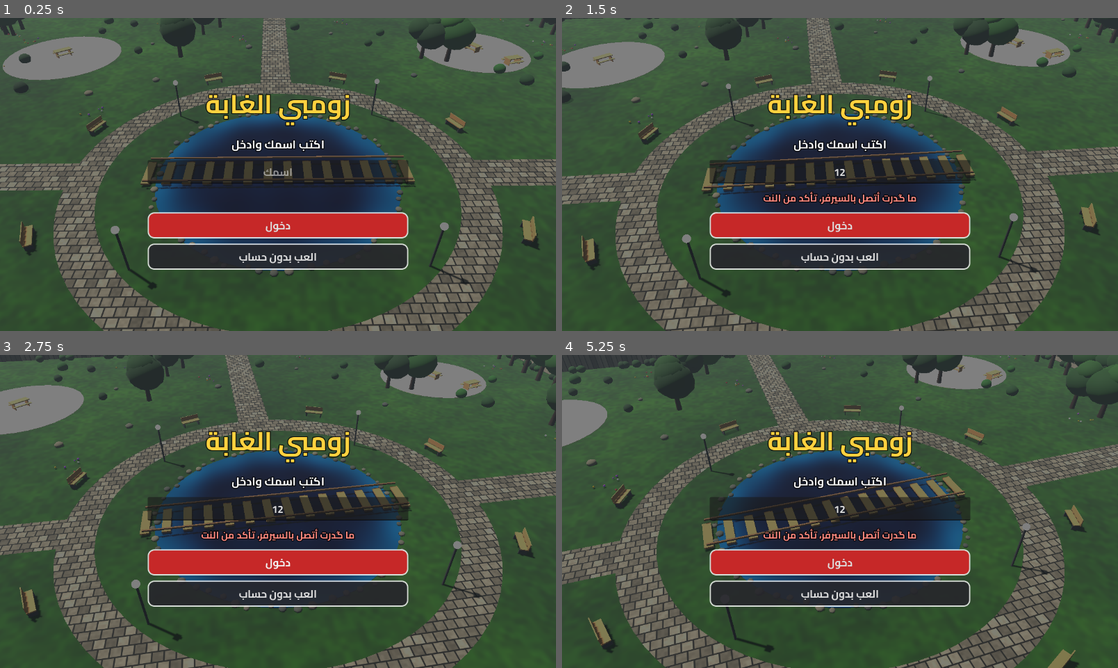
Above: before the commit, frames 1-4 (two rows, left to right).
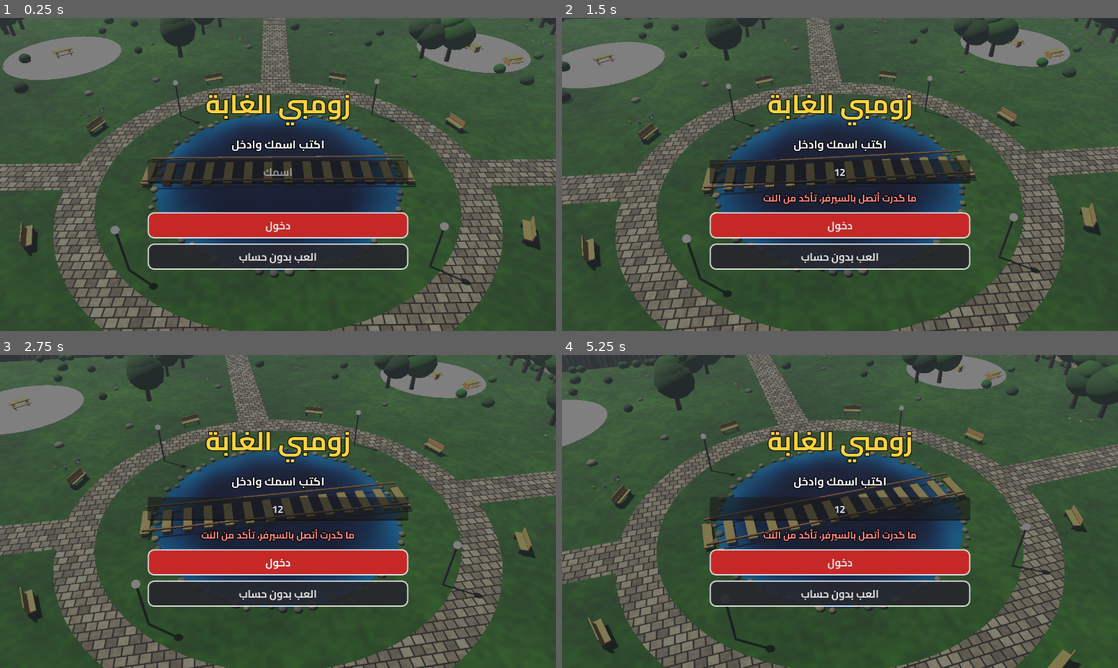
Above: after the commit, the same moments.

Repository: aljizani1/zombie-forest
Game: Godot game, scene res://main.tscn
The game is run twice, just before and just after one commit, with the same random seed, the same clock (stepped at 60 frames per second) and the same inputs.
Inputs (mouse positions are in pixels of both pictures, inside the frame that each line leads up to):
- Up to frame 1 (0.25 s): no input
- Up to frame 2 (1.5 s): click (840, 171) at 0.52 s; type "12" at 0.6 s; tap Enter at 1.25 s; move the mouse to (962, 158) at 1.27 s; hold D from 1.28 s (still down); tap J at 1.35 s; click (962, 158) at 1.42 s
- Up to frame 3 (2.75 s): tap Space at 1.52, 1.82 s; release D at 2 s; drag from (166, 527) to (250, 574) at 2.02 s
- Up to frame 4 (5.25 s): move the mouse to (895, 442) at 2.77 s; hold D 2.78-3.5 s; tap G at 2.85 s; drag from (812, 574) to (673, 464) at 3.52 s; move the mouse to (1006, 558) at 4.27 s; hold A 4.28-5 s; tap J at 4.35 s; tap Space at 4.52, 4.82 s; drag from (673, 464) to (756, 433) at 5.02 s

The runs differ from the first frame. In frame 1, 0.2% of the frame differs, in the area x 4-98%, y 29-87%; in frame 2, 0.2%; in frame 3, 0.2%; in frame 4, 0.3%, in the area x 4-95%, y 28-100%.

Commit message:
Quality levels Low/Medium/High with Auto default (drops a level if under 50 FPS in the first 5 s); saved in save.cfg
Also warm up from an overview camera so far-away scenery materials compile during loading.

Co-Authored-By: Claude Opus 5.5 <noreply@anthropic.com>

Diff:
--- a/scripts/main.gd
+++ b/scripts/main.gd
@@ -81,6 +81,9 @@
 
 	park = Park.new()
 	add_child(park)
+	Perf.park = park
+	Perf.apply_quality()
+	Perf.quality_changed.connect(_save)
 
 	var layer := CanvasLayer.new()
 	layer.layer = 5
@@ -106,6 +109,8 @@
 			_bench.shot = args[i + 1]
 		level = float(args[args.find("--level") + 1]) if args.has("--level") else 15.0
 		DisplayServer.window_set_vsync_mode(DisplayServer.VSYNC_DISABLED)
+		Perf.quality = args[args.find("--quality") + 1] if args.has("--quality") else "high"
+		Perf.apply_quality()
 		_start()
 		return
 	if args.has("--shot"):
@@ -146,6 +151,8 @@
 	player_name = cf.get_value("save", "name", "")
 	sound_on = cf.get_value("save", "sound", true)
 	coins_moved = cf.get_value("save", "coins_moved", false)
+	Perf.quality = cf.get_value("save", "quality", "auto")
+	Perf.auto_level = cf.get_value("save", "auto_level", 2)
 
 
 func _save() -> void:
@@ -159,6 +166,8 @@
 	cf.set_value("save", "name", player_name)
 	cf.set_value("save", "sound", sound_on)
 	cf.set_value("save", "coins_moved", coins_moved)
+	cf.set_value("save", "quality", Perf.quality)
+	cf.set_value("save", "auto_level", Perf.auto_level)
 	cf.save(SAVE_PATH)
 
 
@@ -469,6 +478,11 @@
 		_save()
 		_show_settings(), box)
 	snd.custom_minimum_size = Vector2(320, 56)
+	var q := _button("الجودة: " + Perf.quality_name(), func():
+		Perf.cycle_quality()
+		_save()
+		_show_settings(), box)
+	q.custom_minimum_size = Vector2(320, 56)
 	if online:
 		_label("حسابك: %s   -   %s" % [player_name, "محمي برمز" if has_pin else "بدون رمز (أي واحد يكدر يدخل باسمك)"], 22, box, Color("#7bd64a") if has_pin else Color("#ff8a80"))
 		var r := _row(box)
--- a/scripts/perf.gd
+++ b/scripts/perf.gd
@@ -15,6 +15,69 @@
 var _frames := 0
 var _ms_max := 0.0
 var _touches := {}
+
+# ════════ الجودة ════════
+# auto (الافتراضي) يبدي بـ "عالية" ويقيس أول 5 ثواني من اللعب: إذا المعدل أقل من 50 FPS ينزل درجة (ويحفظها).
+# منخفضة: دقة 70%، بدون ظلال، بدون ضباب، جزيئات أقل. متوسطة: دقة 85%، ظلال بخريطة صغيرة. عالية: كلشي.
+signal quality_changed
+const Q_NAMES := ["منخفضة", "متوسطة", "عالية"]
+var quality := "auto" # auto / low / medium / high
+var auto_level := 2 # الدرجة اللي وصلها التلقائي
+var park: Park
+var _q_acc := 0.0
+var _q_frames := 0
+
+
+func level() -> int:
+	match quality:
+		"low":
+			return 0
+		"medium":
+			return 1
+		"high":
+			return 2
+	return auto_level
+
+
+func quality_name() -> String:
+	return ("تلقائي (%s)" % Q_NAMES[auto_level]) if quality == "auto" else Q_NAMES[level()]
+
+
+func cycle_quality() -> void:
+	quality = {"auto": "low", "low": "medium", "medium": "high", "high": "auto"}[quality]
+	apply_quality()
+
+
+func max_parts() -> int:
+	return 150 if level() == 0 else 400
+
+
+func apply_quality() -> void:
+	if park != null:
+		park.apply_quality(level())
+
+
+# اللعبة تناديها كل إطار بأول 5 ثواني من الجولة
+func auto_sample(dt: float) -> void:
+	if quality != "auto":
+		return
+	_q_acc += dt
+	_q_frames += 1
+	if _q_acc < 5.0:
+		return
+	var fps := _q_frames / _q_acc
+	_q_acc = 0
+	_q_frames = 0
+	if fps < 50 and auto_level > 0:
+		auto_level -= 1
+		print("[quality] %.0f fps -> %s" % [fps, Q_NAMES[auto_level]])
+		apply_quality()
+		quality_changed.emit()
+
+
+func auto_reset() -> void:
+	_q_acc = 0
+	_q_frames = 0
 
 
 func _ready() -> void:
--- a/scripts3d/game3d.gd
+++ b/scripts3d/game3d.gd
@@ -212,6 +212,7 @@
 	if not is_inside_tree():
 		return
 	loaded = true
+	Perf.auto_reset()
 	_load_ui.queue_free()
 	Perf.ev("loaded")
 
@@ -285,8 +286,14 @@
 		mm.visible_instance_count = 1
 		mm.set_instance_transform(0, Transform3D(Basis.IDENTITY, c + Vector3(0, 0.5, 1)))
 		mm.set_instance_color(0, Color(1, 1, 1, 0.5))
-	for k in 3:
-		_load_bar.value = 0.85 + 0.05 * (k + 1)
+	# أول إطارين: الكاميرا عالية تشوف الحديقة كلها (حتى مواد المناظر اللي بعيدة تتجهز هم)، وبعدين قريبة
+	for k in 4:
+		if k == 0:
+			park.cam.position = Vector3(0, 115, 0.5)
+			park.cam.look_at(Vector3.ZERO)
+		elif k == 2:
+			_camera(1.0)
+		_load_bar.value = 0.85 + 0.035 * (k + 1)
 		await get_tree().process_frame
 		if not is_inside_tree():
 			return
@@ -469,6 +476,8 @@
 func step(inp: Inp, dt: float) -> void:
 	if not loaded:
 		return
+	if time < 5.5:
+		Perf.auto_sample(dt)
 	time += dt
 	if status != "play":
 		end_t += dt
@@ -871,9 +880,10 @@
 # ════════ مؤثرات ════════
 func _add_part(p: Vector3, v: Vector3, life: float, col: Color, size: float, smoke := false) -> void:
 	var i := _np
-	if _np >= MAX_PARTS: # مليانة: نبدّل وحدة قديمة
+	var cap := Perf.max_parts()
+	if _np >= cap: # مليانة: نبدّل وحدة قديمة
 		i = _p_over
-		_p_over = (_p_over + 1) % MAX_PARTS
+		_p_over = (_p_over + 1) % cap
 	else:
 		_np += 1
 	_pp[i] = p
--- a/scripts3d/world3d.gd
+++ b/scripts3d/world3d.gd
@@ -13,6 +13,8 @@
 var obstacles: Array = [] # {p: Vector2, r: float} دواير
 var boxes: Array = [] # Rect2 بالـ XZ (سور، مصاطب...)
 var cam: Camera3D
+var sun: DirectionalLight3D
+var env: Environment
 var rng := RandomNumberGenerator.new()
 var _mats := {}
 
@@ -71,7 +73,7 @@
 
 # ── الضوء والجو ──
 func _light() -> void:
-	var sun := DirectionalLight3D.new()
+	sun = DirectionalLight3D.new()
 	sun.rotation_degrees = Vector3(-58, -35, 0)
 	sun.light_energy = 1.0
 	sun.light_color = Color("#fff3df")
@@ -80,7 +82,7 @@
 	sun.directional_shadow_max_distance = 45
 	sun.shadow_blur = 1.5
 	add_child(sun)
-	var env := Environment.new()
+	env = Environment.new()
 	env.background_mode = Environment.BG_COLOR
 	env.background_color = Color("#9cc9e8")
 	env.ambient_light_source = Environment.AMBIENT_SOURCE_COLOR
@@ -94,6 +96,15 @@
 	var we := WorldEnvironment.new()
 	we.environment = env
 	add_child(we)
+
+
+# 0 منخفضة، 1 متوسطة، 2 عالية
+func apply_quality(q: int) -> void:
+	get_viewport().scaling_3d_scale = [0.7, 0.85, 1.0][q]
+	sun.shadow_enabled = q > 0
+	sun.directional_shadow_max_distance = 32.0 if q == 1 else 45.0
+	RenderingServer.directional_shadow_atlas_set_size(1024 if q < 2 else 4096, true)
+	env.fog_enabled = q > 0
 
 
 # ── الأرض: عشب بألوان متغيرة ──
